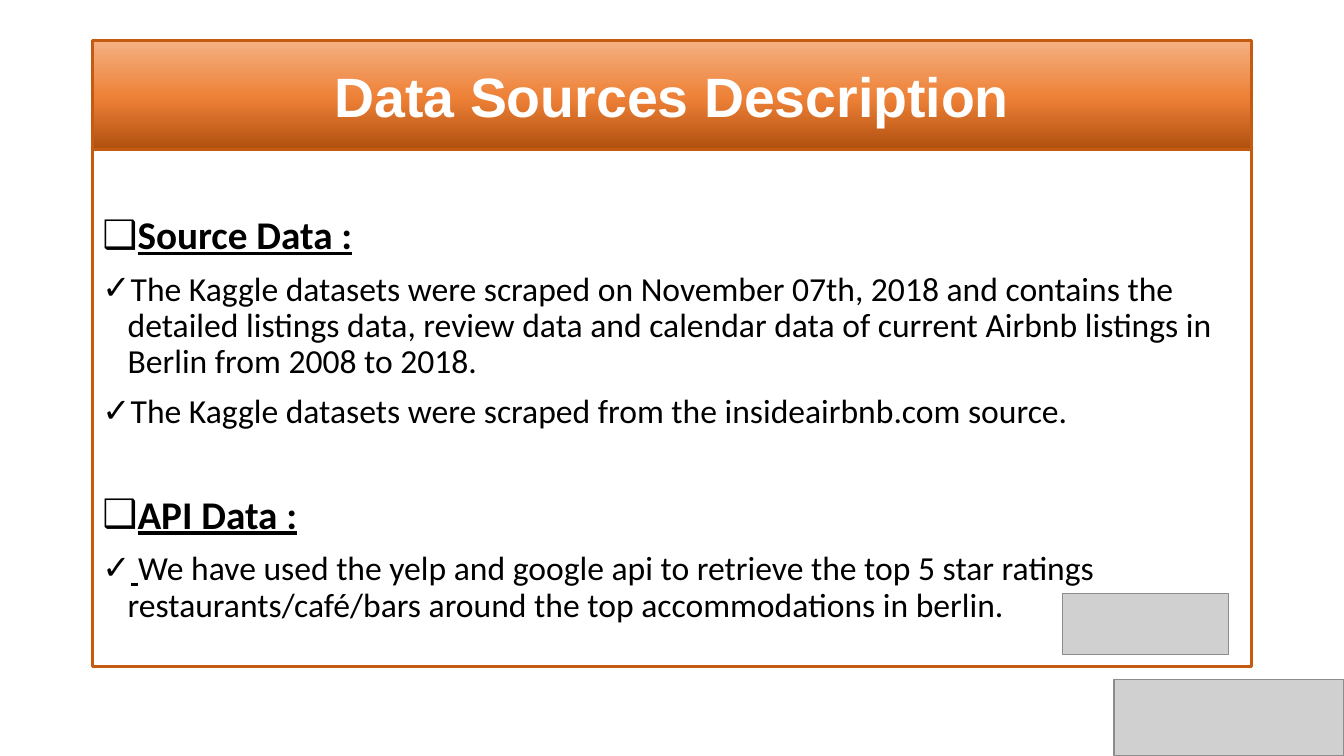
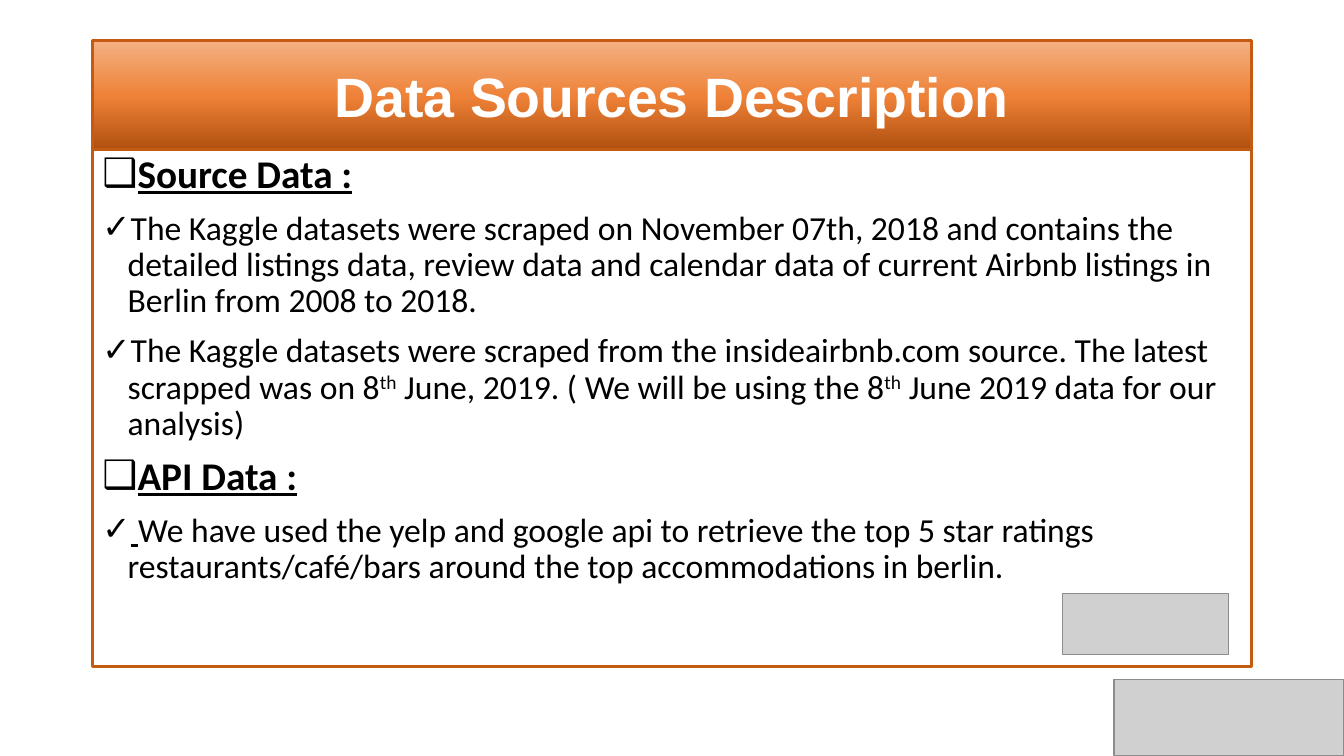
Before and after one commit to SaranyaPandiaraj/Futuristic-Airbnb, a slide deck: slide 5 of Futuristic_Airbnb.pptx. Drawn at 1344x756 pixels with LibreOffice and Linux fonts; fonts in the diff are those of the drawing; grey boxes stand for pictures. Boxes give left, top, right and bottom in pixels: in the first picture for what was removed or moved away, otherwise in the second. Text is boxed around its words. In the diff, an @@ line names an element or a change of style, - is before the commit and + after.

Commit message:
Updating Presentation and code

```diff
--- a/Futuristic_Airbnb.pptx
+++ b/Futuristic_Airbnb.pptx
@@ text at [128,338,1216,441]: text changed @@
-✓ The Kaggle datasets were scraped from the insideairbnb.com source.
+✓ The Kaggle datasets were scraped from the insideairbnb.com source. The latest scrapped was on 8th June, 2019. ( We will be using the 8th June 2019 data for our analysis)
```
Also in this commit, not shown: 1 other slide changed, 15 slides added.
